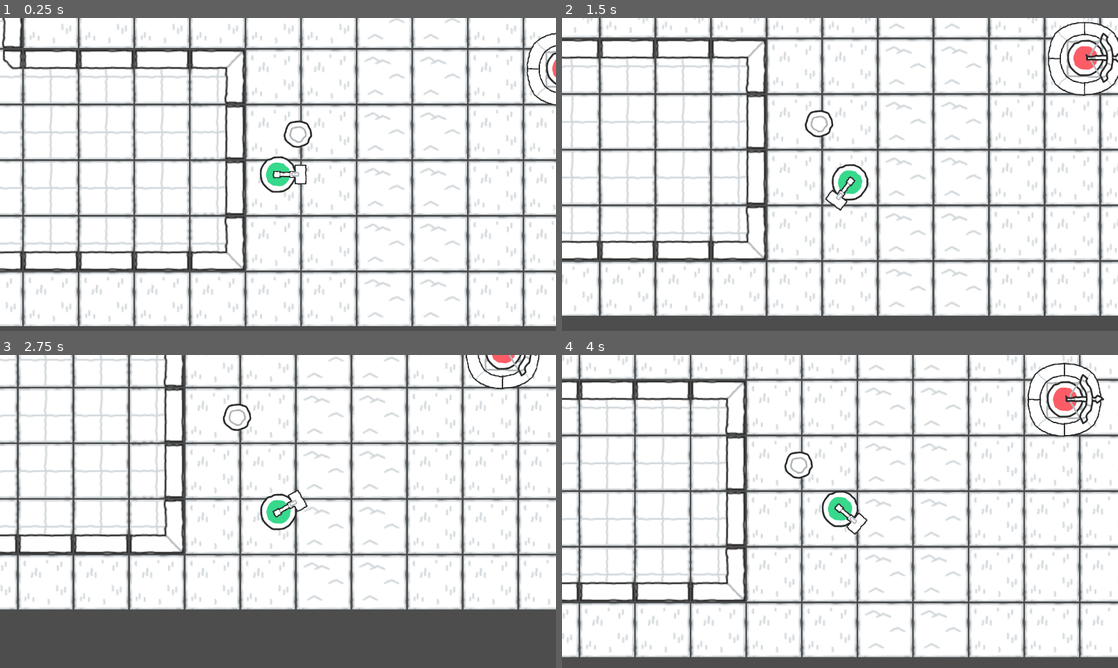
Above: before the commit, frames 1-4 (two rows, left to right).
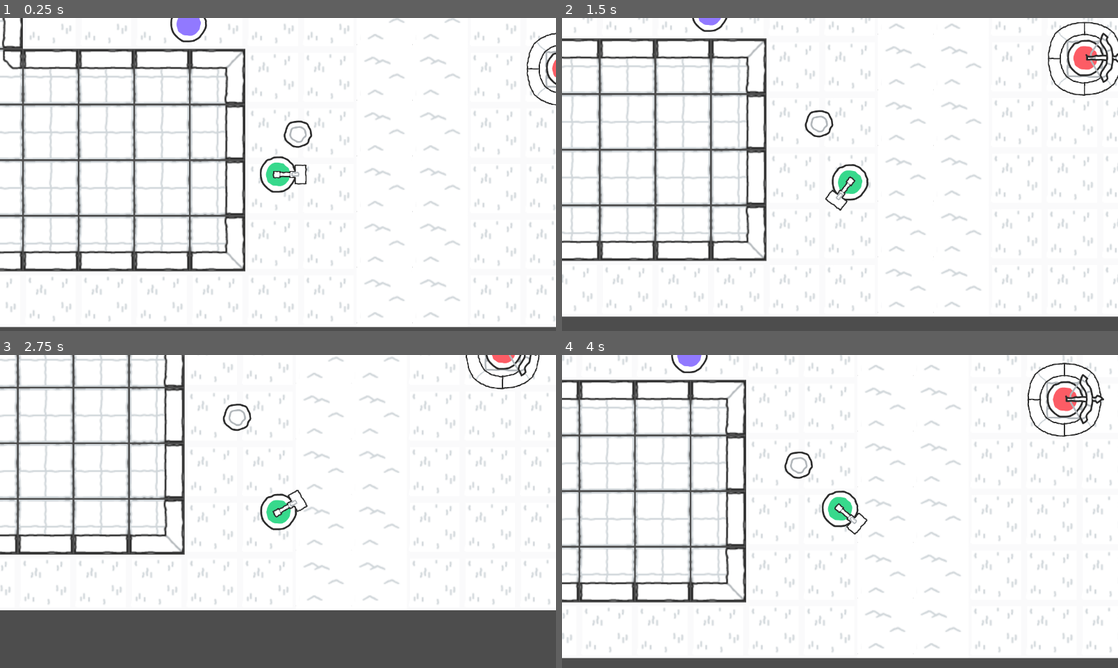
Above: after the commit, the same moments.

Repository: coderKillo/GuerrillaGoblin
Game: Godot game, scene res://game/level/level_test.tscn
Same seed, same stepped clock (60 frames per second), same inputs: the game is played once before the commit and once after it. The project has no main scene, so this scene is started directly.
Inputs (mouse positions are in pixels of both pictures, inside the frame that each line leads up to):
- Up to frame 1 (0.25 s): no input
- Up to frame 2 (1.5 s): tap Enter at 0.5 s; move the mouse to (962, 158) at 0.52 s; press the mouse at (962, 158) at 0.53 s; hold D (move_right) 0.53-1.28 s; move the mouse to (728, 190) at 1.27 s; release the mouse at (728, 190) at 1.28 s; hold S (move_down) from 1.28 s (still down); click (728, 190) at 1.35 s
- Up to frame 3 (2.75 s): move the mouse to (333, 442) at 2.02 s; release S (move_down) at 2.03 s; hold D (move_right) from 2.03 s (still down); hold Right mouse button (spawn_sound) from 2.03 s (still down); click (333, 442) at 2.3 s
- Up to frame 4 (4 s): move the mouse to (812, 574) at 2.77 s; release D (move_right) at 2.78 s; release Right mouse button (spawn_sound) at 2.78 s; hold W (move_up) 2.78-3.53 s; click (812, 574) at 2.85 s; move the mouse to (1006, 558) at 3.52 s; press the mouse at (1006, 558) at 3.53 s; hold A (move_left) from 3.53 s (still down)

The runs differ from the first frame. In frame 1, 12% of the frame differs, in the area x 0-100%, y 0-99%; in frame 2, 12%; in frame 3, 9.9%; in frame 4, 13%, in the area x 0-100%, y 0-97%.

Commit message:
add enemy worker (start)

Diff:
--- a/game/character/enemy/ai_states/chase.gd
+++ b/game/character/enemy/ai_states/chase.gd
@@ -3,12 +3,10 @@
 @export var lose_sight: State
 @export var close_to_target: State
 
-var run_speed := Settings.run_speed
-
 
 func enter():
 	movement_component.character.modulate = Color.RED
-	movement_component.speed = run_speed
+	movement_component.speed = Settings.run_speed
 
 
 func exit():
--- a/game/character/enemy/ai_states/investigate.gd
+++ b/game/character/enemy/ai_states/investigate.gd
@@ -3,12 +3,9 @@
 @export var arrive_at_position: State
 @export var seen_target: State
 
-var walk_speed := Settings.walk_speed
-var run_speed := Settings.run_speed
-
 
 func enter():
-	movement_component.speed = walk_speed
+	movement_component.speed = Settings.walk_speed
 	movement_component.move_to(target_component.last_target_position)
 
 
--- /dev/null
+++ b/game/character/enemy/ai_states/move_to_guard.gd
@@ -0,0 +1,37 @@
+extends State
+
+@export var arrive_at_position: State
+
+
+func enter():
+	movement_component.speed = Settings.run_speed
+	movement_component.move_to(_get_closest_guard())
+	movement_component.character.modulate = Color.YELLOW
+
+
+func process_state(_delta):
+	if movement_component.is_close_to_target():
+		return arrive_at_position
+
+	return null
+
+
+func _get_closest_guard() -> Vector2:
+	var closest_target: Node2D
+	for entity in get_tree().get_nodes_in_group("guard"):
+		var distance_to_target = global_position.distance_to(entity.global_position)
+		var distance_to_closest_target = INF
+
+		if closest_target:
+			distance_to_closest_target = global_position.distance_to(closest_target.global_position)
+
+		if distance_to_target > distance_to_closest_target:
+			continue
+
+		closest_target = entity
+
+	if closest_target:
+		print(closest_target.global_position)
+		return closest_target.global_position
+	else:
+		return global_position
--- /dev/null
+++ b/game/character/enemy/ai_states/panic.gd
@@ -0,0 +1,18 @@
+extends State
+
+@export var max_distance := 2000
+
+
+func enter():
+	movement_component.speed = Settings.run_speed
+	movement_component.move_to(
+		-global_position.direction_to(target_component.last_target_position) * max_distance
+	)
+	movement_component.character.modulate = Color.YELLOW
+
+
+func process_state(_delta):
+	if movement_component.is_close_to_target():
+		movement_component.speed = 0.0
+
+	return null
--- a/game/character/enemy/ai_states/patrol.gd
+++ b/game/character/enemy/ai_states/patrol.gd
@@ -2,8 +2,6 @@
 
 @export var seen_target: State
 @export var hear_sound: State
-
-var walk_movement := Settings.walk_speed
 
 var _path: Array[Vector2]
 
@@ -16,7 +14,7 @@
 
 func enter():
 	movement_component.move_to(_path.front())
-	movement_component.speed = walk_movement
+	movement_component.speed = Settings.walk_speed
 
 
 func exit():
--- a/game/character/enemy/enemy.gd
+++ b/game/character/enemy/enemy.gd
@@ -15,11 +15,12 @@
 		weapon.attack()
 		attack = false
 
-	weapon.look_at(global_position + direction)
+	if weapon:
+		weapon.look_at(global_position + direction)
 
 	if air_component.is_in_air():
 		pass
-	elif weapon.is_attacking():
+	elif weapon and weapon.is_attacking():
 		velocity = Vector2.ZERO
 	elif direction:
 		velocity = direction * movement_speed
--- a/game/character/enemy/enemy_melee.tscn
+++ b/game/character/enemy/enemy_melee.tscn
@@ -18,7 +18,7 @@
 [sub_resource type="CircleShape2D" id="CircleShape2D_8od80"]
 radius = 40.05
 
-[node name="EnemyMelee" type="CharacterBody2D" node_paths=PackedStringArray("weapon") groups=["enemy"]]
+[node name="EnemyMelee" type="CharacterBody2D" node_paths=PackedStringArray("weapon") groups=["enemy", "guard"]]
 collision_mask = 783
 motion_mode = 1
 script = ExtResource("1_gsc6h")
@@ -30,6 +30,10 @@
 [node name="WeaponMelee" parent="." instance=ExtResource("3_4ya0b")]
 
 [node name="NavigationAgent2D" type="NavigationAgent2D" parent="."]
+debug_enabled = true
+debug_use_custom = true
+debug_path_custom_color = Color(1, 0, 1, 1)
+debug_path_custom_point_size = 32.5
 
 [node name="CollisionShape2D" type="CollisionShape2D" parent="."]
 shape = SubResource("CircleShape2D_8od80")
@@ -41,9 +45,10 @@
 listener_component = NodePath("../ListenerComponent")
 start_state = NodePath("Patrol")
 
-[node name="Patrol" type="Node2D" parent="Brain" node_paths=PackedStringArray("seen_target")]
+[node name="Patrol" type="Node2D" parent="Brain" node_paths=PackedStringArray("seen_target", "hear_sound")]
 script = ExtResource("5_q6g40")
 seen_target = NodePath("../Alert")
+hear_sound = NodePath("../Investigate")
 
 [node name="Alert" type="Node2D" parent="Brain" node_paths=PackedStringArray("after_alert_time")]
 script = ExtResource("6_tiohj")
--- a/game/character/enemy/enemy_range.tscn
+++ b/game/character/enemy/enemy_range.tscn
@@ -14,7 +14,7 @@
 [ext_resource type="Script" path="res://game/systems/components/listener_component.gd" id="13_0ivqs"]
 
 [sub_resource type="CircleShape2D" id="CircleShape2D_8od80"]
-radius = 40.05
+radius = 40.0
 
 [node name="EnemyRange" type="CharacterBody2D" node_paths=PackedStringArray("weapon") groups=["enemy"]]
 collision_mask = 7
@@ -51,6 +51,7 @@
 [node name="Notify" type="Node2D" parent="Brain" node_paths=PackedStringArray("next_state")]
 script = ExtResource("8_fj4tw")
 next_state = NodePath("../Attack")
+radius = 350.0
 
 [node name="Attack" type="Node2D" parent="Brain" node_paths=PackedStringArray("after_attack", "character")]
 script = ExtResource("8_xejl0")
--- /dev/null
+++ b/game/character/enemy/enemy_worker.tscn
@@ -0,0 +1,76 @@
+[gd_scene load_steps=14 format=3 uid="uid://drkbce8xd3hx2"]
+
+[ext_resource type="Script" path="res://game/character/enemy/enemy.gd" id="1_411ua"]
+[ext_resource type="Texture2D" uid="uid://b6s72eixpldu4" path="res://assets/kenney_scribble-dungeons/PNG/Double (128px)/Characters/purple_character.png" id="2_lxn6x"]
+[ext_resource type="Script" path="res://game/systems/statemachine/statemachine.gd" id="4_qo14p"]
+[ext_resource type="Script" path="res://game/character/enemy/ai_states/patrol.gd" id="5_upk1t"]
+[ext_resource type="Script" path="res://game/character/enemy/ai_states/notify.gd" id="6_o3vbu"]
+[ext_resource type="Script" path="res://game/character/enemy/ai_states/alert.gd" id="6_vfgm5"]
+[ext_resource type="Script" path="res://game/character/enemy/ai_states/move_to_guard.gd" id="7_j08re"]
+[ext_resource type="Script" path="res://game/character/enemy/ai_states/panic.gd" id="8_fm7fc"]
+[ext_resource type="Script" path="res://game/systems/components/movement_component.gd" id="11_6rj3x"]
+[ext_resource type="Script" path="res://game/systems/components/target_component.gd" id="12_kdl4j"]
+[ext_resource type="Script" path="res://game/systems/components/listener_component.gd" id="13_q1glt"]
+[ext_resource type="Script" path="res://game/systems/components/air_component.gd" id="14_xe066"]
+
+[sub_resource type="CircleShape2D" id="CircleShape2D_8od80"]
+radius = 40.05
+
+[node name="EnemyWorker" type="CharacterBody2D" groups=["enemy"]]
+collision_mask = 783
+motion_mode = 1
+script = ExtResource("1_411ua")
+
+[node name="Sprite2D" type="Sprite2D" parent="."]
+texture = ExtResource("2_lxn6x")
+
+[node name="NavigationAgent2D" type="NavigationAgent2D" parent="."]
+
+[node name="CollisionShape2D" type="CollisionShape2D" parent="."]
+shape = SubResource("CircleShape2D_8od80")
+
+[node name="Brain" type="Node2D" parent="." node_paths=PackedStringArray("target_component", "movement_component", "listener_component", "start_state")]
+script = ExtResource("4_qo14p")
+target_component = NodePath("../TargetComponent")
+movement_component = NodePath("../MovementComponent")
+listener_component = NodePath("../ListenerComponent")
+start_state = NodePath("Patrol")
+
+[node name="Patrol" type="Node2D" parent="Brain" node_paths=PackedStringArray("seen_target", "hear_sound")]
+script = ExtResource("5_upk1t")
+seen_target = NodePath("../Panic")
+hear_sound = NodePath("../MoveToGuard")
+
+[node name="Alert" type="Node2D" parent="Brain" node_paths=PackedStringArray("after_alert_time")]
+script = ExtResource("6_vfgm5")
+after_alert_time = NodePath("../Notify")
+
+[node name="Notify" type="Node2D" parent="Brain" node_paths=PackedStringArray("next_state")]
+script = ExtResource("6_o3vbu")
+next_state = NodePath("../Panic")
+radius = 100.0
+
+[node name="MoveToGuard" type="Node2D" parent="Brain" node_paths=PackedStringArray("arrive_at_position")]
+script = ExtResource("7_j08re")
+arrive_at_position = NodePath("../Notify")
+
+[node name="Panic" type="Node2D" parent="Brain"]
+script = ExtResource("8_fm7fc")
+
+[node name="MovementComponent" type="Node2D" parent="." node_paths=PackedStringArray("character", "agent")]
+script = ExtResource("11_6rj3x")
+character = NodePath("..")
+agent = NodePath("../NavigationAgent2D")
+min_distance = 150
+
+[node name="TargetComponent" type="Node2D" parent="." node_paths=PackedStringArray("character")]
+script = ExtResource("12_kdl4j")
+target_group = "player"
+character = NodePath("..")
+
+[node name="ListenerComponent" type="Node2D" parent="." groups=["listener"]]
+script = ExtResource("13_q1glt")
+
+[node name="AirComponent" type="Node2D" parent="." node_paths=PackedStringArray("character")]
+script = ExtResource("14_xe066")
+character = NodePath("..")
--- a/game/level/level_test.tscn
+++ b/game/level/level_test.tscn
@@ -6,6 +6,7 @@
 [ext_resource type="PackedScene" uid="uid://dseoqos3it6wi" path="res://game/character/enemy/enemy_range.tscn" id="4_djw2u"]
 [ext_resource type="PackedScene" uid="uid://43rp4a4kxfud" path="res://game/objects/barrel.tscn" id="5_4aefm"]
 [ext_resource type="PackedScene" uid="uid://dqv7lmhwlcd2f" path="res://game/buildings/tower.tscn" id="6_kks0c"]
+[ext_resource type="PackedScene" uid="uid://drkbce8xd3hx2" path="res://game/character/enemy/enemy_worker.tscn" id="7_rqfi6"]
 
 [sub_resource type="NavigationPolygon" id="NavigationPolygon_045rm"]
 vertices = PackedVector2Array(-64, 2, -64, -64, -2.5, -64, 64, -64, 64, 64, -64, 64)
@@ -199,11 +200,6 @@
 12:0/0/physics_layer_0/angular_velocity = 0.0
 12:0/0/physics_layer_1/linear_velocity = Vector2(0, 0)
 12:0/0/physics_layer_1/angular_velocity = 0.0
-13:0/0 = 0
-13:0/0/physics_layer_0/linear_velocity = Vector2(0, 0)
-13:0/0/physics_layer_0/angular_velocity = 0.0
-13:0/0/physics_layer_1/linear_velocity = Vector2(0, 0)
-13:0/0/physics_layer_1/angular_velocity = 0.0
 0:1/0 = 0
 0:1/0/terrain_set = 0
 0:1/0/terrain = 1
@@ -281,11 +277,6 @@
 12:1/0/physics_layer_0/angular_velocity = 0.0
 12:1/0/physics_layer_1/linear_velocity = Vector2(0, 0)
 12:1/0/physics_layer_1/angular_velocity = 0.0
-13:1/0 = 0
-13:1/0/physics_layer_0/linear_velocity = Vector2(0, 0)
-13:1/0/physics_layer_0/angular_velocity = 0.0
-13:1/0/physics_layer_1/linear_velocity = Vector2(0, 0)
-13:1/0/physics_layer_1/angular_velocity = 0.0
 0:2/0 = 0
 0:2/0/physics_layer_0/linear_velocity = Vector2(0, 0)
 0:2/0/physics_layer_0/angular_velocity = 0.0
@@ -351,11 +342,6 @@
 12:2/0/physics_layer_0/angular_velocity = 0.0
 12:2/0/physics_layer_1/linear_velocity = Vector2(0, 0)
 12:2/0/physics_layer_1/angular_velocity = 0.0
-13:2/0 = 0
-13:2/0/physics_layer_0/linear_velocity = Vector2(0, 0)
-13:2/0/physics_layer_0/angular_velocity = 0.0
-13:2/0/physics_layer_1/linear_velocity = Vector2(0, 0)
-13:2/0/physics_layer_1/angular_velocity = 0.0
 0:3/0 = 0
 0:3/0/physics_layer_0/linear_velocity = Vector2(0, 0)
 0:3/0/physics_layer_0/angular_velocity = 0.0
@@ -423,11 +409,6 @@
 12:3/0/physics_layer_0/angular_velocity = 0.0
 12:3/0/physics_layer_1/linear_velocity = Vector2(0, 0)
 12:3/0/physics_layer_1/angular_velocity = 0.0
-13:3/0 = 0
-13:3/0/physics_layer_0/linear_velocity = Vector2(0, 0)
-13:3/0/physics_layer_0/angular_velocity = 0.0
-13:3/0/physics_layer_1/linear_velocity = Vector2(0, 0)
-13:3/0/physics_layer_1/angular_velocity = 0.0
 0:4/0 = 0
 0:4/0/physics_layer_0/linear_velocity = Vector2(0, 0)
 0:4/0/physics_layer_0/angular_velocity = 0.0
@@ -493,11 +474,6 @@
 12:4/0/physics_layer_0/angular_velocity = 0.0
 12:4/0/physics_layer_1/linear_velocity = Vector2(0, 0)
 12:4/0/physics_layer_1/angular_velocity = 0.0
-13:4/0 = 0
-13:4/0/physics_layer_0/linear_velocity = Vector2(0, 0)
-13:4/0/physics_layer_0/angular_velocity = 0.0
-13:4/0/physics_layer_1/linear_velocity = Vector2(0, 0)
-13:4/0/physics_layer_1/angular_velocity = 0.0
 0:5/0 = 0
 0:5/0/physics_layer_0/linear_velocity = Vector2(0, 0)
 0:5/0/physics_layer_0/angular_velocity = 0.0
@@ -624,11 +600,6 @@
 12:5/0/physics_layer_0/angular_velocity = 0.0
 12:5/0/physics_layer_1/linear_velocity = Vector2(0, 0)
 12:5/0/physics_layer_1/angular_velocity = 0.0
-13:5/0 = 0
-13:5/0/physics_layer_0/linear_velocity = Vector2(0, 0)
-13:5/0/physics_layer_0/angular_velocity = 0.0
-13:5/0/physics_layer_1/linear_velocity = Vector2(0, 0)
-13:5/0/physics_layer_1/angular_velocity = 0.0
 0:6/0 = 0
 0:6/0/physics_layer_0/linear_velocity = Vector2(0, 0)
 0:6/0/physics_layer_0/angular_velocity = 0.0
@@ -694,11 +665,6 @@
 12:6/0/physics_layer_0/angular_velocity = 0.0
 12:6/0/physics_layer_1/linear_velocity = Vector2(0, 0)
 12:6/0/physics_layer_1/angular_velocity = 0.0
-13:6/0 = 0
-13:6/0/physics_layer_0/linear_velocity = Vector2(0, 0)
-13:6/0/physics_layer_0/angular_velocity = 0.0
-13:6/0/physics_layer_1/linear_velocity = Vector2(0, 0)
-13:6/0/physics_layer_1/angular_velocity = 0.0
 0:7/next_alternative_id = 3
 0:7/0 = 0
 0:7/0/physics_layer_0/linear_velocity = Vector2(0, 0)
@@ -777,11 +743,6 @@
 12:7/0/physics_layer_0/angular_velocity = 0.0
 12:7/0/physics_layer_1/linear_velocity = Vector2(0, 0)
 12:7/0/physics_layer_1/angular_velocity = 0.0
-13:7/0 = 0
-13:7/0/physics_layer_0/linear_velocity = Vector2(0, 0)
-13:7/0/physics_layer_0/angular_velocity = 0.0
-13:7/0/physics_layer_1/linear_velocity = Vector2(0, 0)
-13:7/0/physics_layer_1/angular_velocity = 0.0
 0:8/0 = 0
 0:8/0/physics_layer_0/linear_velocity = Vector2(0, 0)
 0:8/0/physics_layer_0/angular_velocity = 0.0
@@ -847,11 +808,6 @@
 12:8/0/physics_layer_0/angular_velocity = 0.0
 12:8/0/physics_layer_1/linear_velocity = Vector2(0, 0)
 12:8/0/physics_layer_1/angular_velocity = 0.0
-13:8/0 = 0
-13:8/0/physics_layer_0/linear_velocity = Vector2(0, 0)
-13:8/0/physics_layer_0/angular_velocity = 0.0
-13:8/0/physics_layer_1/linear_velocity = Vector2(0, 0)
-13:8/0/physics_layer_1/angular_velocity = 0.0
 0:9/0 = 0
 0:9/0/physics_layer_0/linear_velocity = Vector2(0, 0)
 0:9/0/physics_layer_0/angular_velocity = 0.0
@@ -917,81 +873,6 @@
 12:9/0/physics_layer_0/angular_velocity = 0.0
 12:9/0/physics_layer_1/linear_velocity = Vector2(0, 0)
 12:9/0/physics_layer_1/angular_velocity = 0.0
-13:9/0 = 0
-13:9/0/physics_layer_0/linear_velocity = Vector2(0, 0)
-13:9/0/physics_layer_0/angular_velocity = 0.0
-13:9/0/physics_layer_1/linear_velocity = Vector2(0, 0)
-13:9/0/physics_layer_1/angular_velocity = 0.0
-0:10/0 = 0
-0:10/0/physics_layer_0/linear_velocity = Vector2(0, 0)
-0:10/0/physics_layer_0/angular_velocity = 0.0
-0:10/0/physics_layer_1/linear_velocity = Vector2(0, 0)
-0:10/0/physics_layer_1/angular_velocity = 0.0
-1:10/0 = 0
-1:10/0/physics_layer_0/linear_velocity = Vector2(0, 0)
-1:10/0/physics_layer_0/angular_velocity = 0.0
-1:10/0/physics_layer_1/linear_velocity = Vector2(0, 0)
-1:10/0/physics_layer_1/angular_velocity = 0.0
-2:10/0 = 0
-2:10/0/physics_layer_0/linear_velocity = Vector2(0, 0)
-2:10/0/physics_layer_0/angular_velocity = 0.0
-2:10/0/physics_layer_1/linear_velocity = Vector2(0, 0)
-2:10/0/physics_layer_1/angular_velocity = 0.0
-3:10/0 = 0
-3:10/0/physics_layer_0/linear_velocity = Vector2(0, 0)
-3:10/0/physics_layer_0/angular_velocity = 0.0
-3:10/0/physics_layer_1/linear_velocity = Vector2(0, 0)
-3:10/0/physics_layer_1/angular_velocity = 0.0
-4:10/0 = 0
-4:10/0/physics_layer_0/linear_velocity = Vector2(0, 0)
-4:10/0/physics_layer_0/angular_velocity = 0.0
-4:10/0/physics_layer_1/linear_velocity = Vector2(0, 0)
-4:10/0/physics_layer_1/angular_velocity = 0.0
-5:10/0 = 0
-5:10/0/physics_layer_0/linear_velocity = Vector2(0, 0)
-5:10/0/physics_layer_0/angular_velocity = 0.0
-5:10/0/physics_layer_1/linear_velocity = Vector2(0, 0)
-5:10/0/physics_layer_1/angular_velocity = 0.0
-6:10/0 = 0
-6:10/0/physics_layer_0/linear_velocity = Vector2(0, 0)
-6:10/0/physics_layer_0/angular_velocity = 0.0
-6:10/0/physics_layer_1/linear_velocity = Vector2(0, 0)
-6:10/0/physics_layer_1/angular_velocity = 0.0
-7:10/0 = 0
-7:10/0/physics_layer_0/linear_velocity = Vector2(0, 0)
-7:10/0/physics_layer_0/angular_velocity = 0.0
-7:10/0/physics_layer_1/linear_velocity = Vector2(0, 0)
-7:10/0/physics_layer_1/angular_velocity = 0.0
-8:10/0 = 0
-8:10/0/physics_layer_0/linear_velocity = Vector2(0, 0)
-8:10/0/physics_layer_0/angular_velocity = 0.0
-8:10/0/physics_layer_1/linear_velocity = Vector2(0, 0)
-8:10/0/physics_layer_1/angular_velocity = 0.0
-9:10/0 = 0
-9:10/0/physics_layer_0/linear_velocity = Vector2(0, 0)
-9:10/0/physics_layer_0/angular_velocity = 0.0
-9:10/0/physics_layer_1/linear_velocity = Vector2(0, 0)
-9:10/0/physics_layer_1/angular_velocity = 0.0
-10:10/0 = 0
-10:10/0/physics_layer_0/linear_velocity = Vector2(0, 0)
-10:10/0/physics_layer_0/angular_velocity = 0.0
-10:10/0/physics_layer_1/linear_velocity = Vector2(0, 0)
-10:10/0/physics_layer_1/angular_velocity = 0.0
-11:10/0 = 0
-11:10/0/physics_layer_0/linear_velocity = Vector2(0, 0)
-11:10/0/physics_layer_0/angular_velocity = 0.0
-11:10/0/physics_layer_1/linear_velocity = Vector2(0, 0)
-11:10/0/physics_layer_1/angular_velocity = 0.0
-12:10/0 = 0
-12:10/0/physics_layer_0/linear_velocity = Vector2(0, 0)
-12:10/0/physics_layer_0/angular_velocity = 0.0
-12:10/0/physics_layer_1/linear_velocity = Vector2(0, 0)
-12:10/0/physics_layer_1/angular_velocity = 0.0
-13:10/0 = 0
-13:10/0/physics_layer_0/linear_velocity = Vector2(0, 0)
-13:10/0/physics_layer_0/angular_velocity = 0.0
-13:10/0/physics_layer_1/linear_velocity = Vector2(0, 0)
-13:10/0/physics_layer_1/angular_velocity = 0.0
 
 [sub_resource type="TileSet" id="TileSet_igaad"]
 tile_size = Vector2i(128, 128)
@@ -1018,11 +899,10 @@
 position = Vector2(-53, -95)
 
 [node name="EnemyMelee" parent="." instance=ExtResource("3_bgyti")]
-position = Vector2(-431, -671)
+position = Vector2(-467, -476)
 
 [node name="Line2D" type="Line2D" parent="EnemyMelee"]
-position = Vector2(-368, 204)
-points = PackedVector2Array(-14, -196, 436, -189)
+points = PackedVector2Array(-149, -241, -190, -88)
 
 [node name="Barrel" parent="." instance=ExtResource("5_4aefm")]
 position = Vector2(-7, -188)
@@ -1034,3 +914,10 @@
 position = Vector2(606, -339)
 platform_on_leave = 2
 platform_floor_layers = 4291559424
+
+[node name="EnemyWorker" parent="." instance=ExtResource("7_rqfi6")]
+position = Vector2(-259, -441)
+
+[node name="Line2D2" type="Line2D" parent="EnemyWorker"]
+position = Vector2(78, -48)
+points = PackedVector2Array(-31, 37, -133, 55)
--- a/game/objects/barrel.gd
+++ b/game/objects/barrel.gd
@@ -33,7 +33,7 @@
 	var explosion = ExplosionScene.instantiate()
 	explosion.global_position = global_position
 
-	get_parent().add_child(explosion)
+	get_parent().call_deferred("add_child", explosion)
 
 	queue_free()
 
--- a/game/systems/components/movement_component.gd
+++ b/game/systems/components/movement_component.gd
@@ -11,7 +11,7 @@
 		character.movement_speed = movement_speed * value
 
 
-func _process(_delta):
+func _physics_process(_delta):
 	if is_close_to_target():
 		return
 	character.direction = global_position.direction_to(agent.get_next_path_position())
Binary file changed: assets/kenney_scribble-dungeons/Tilesheet/tilesheet@2.png
Not shown: 1 places in game/level/level_test.tscn that only renumber resources
